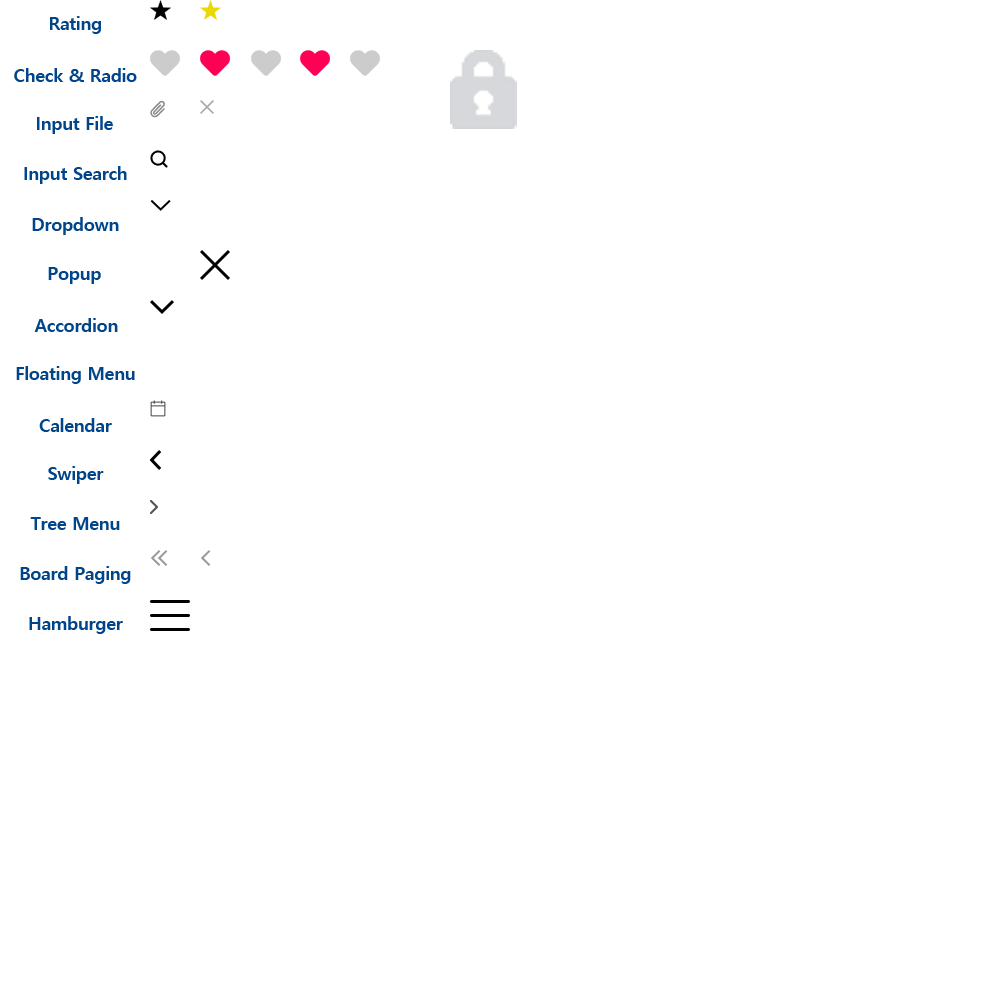
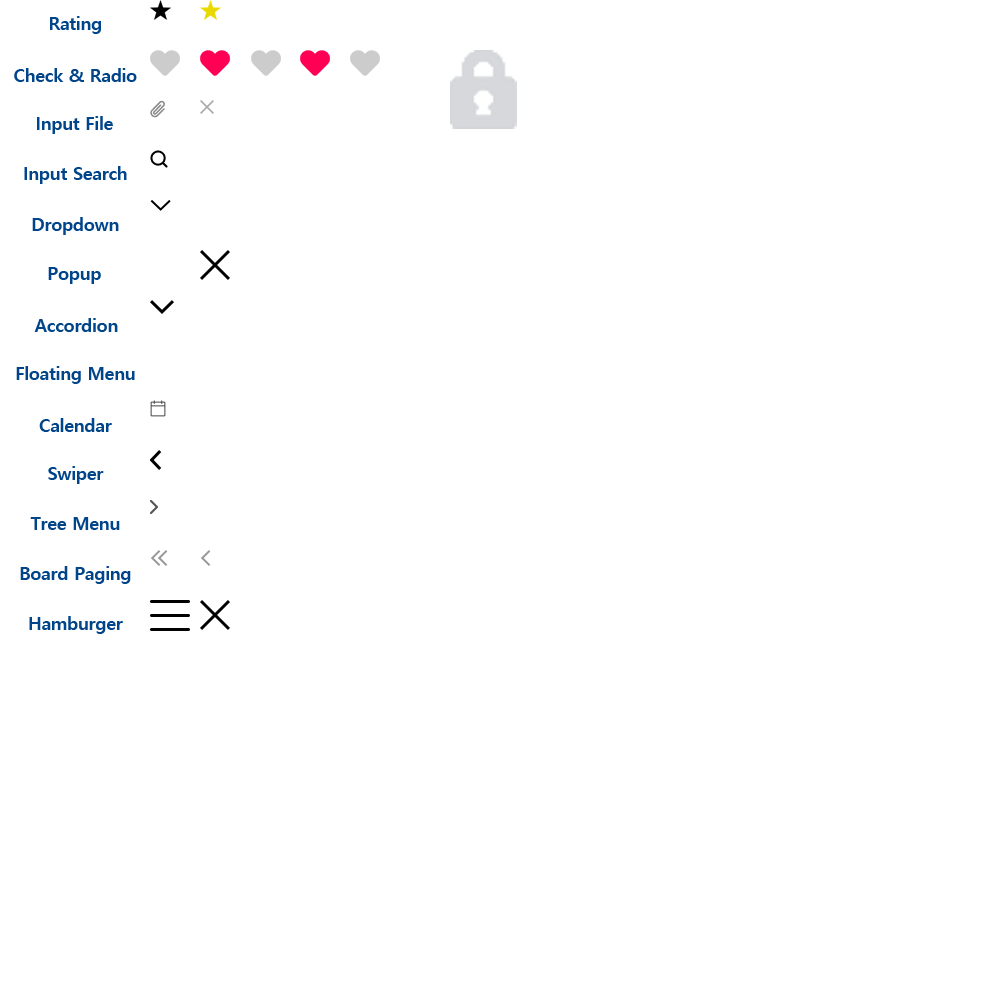
Two versions of the same layered image (1000 x 1000). Layer-by-layer changes:
renamed "레이어 26" to "레이어 42", painted on it over [200, 600, 230, 630]
